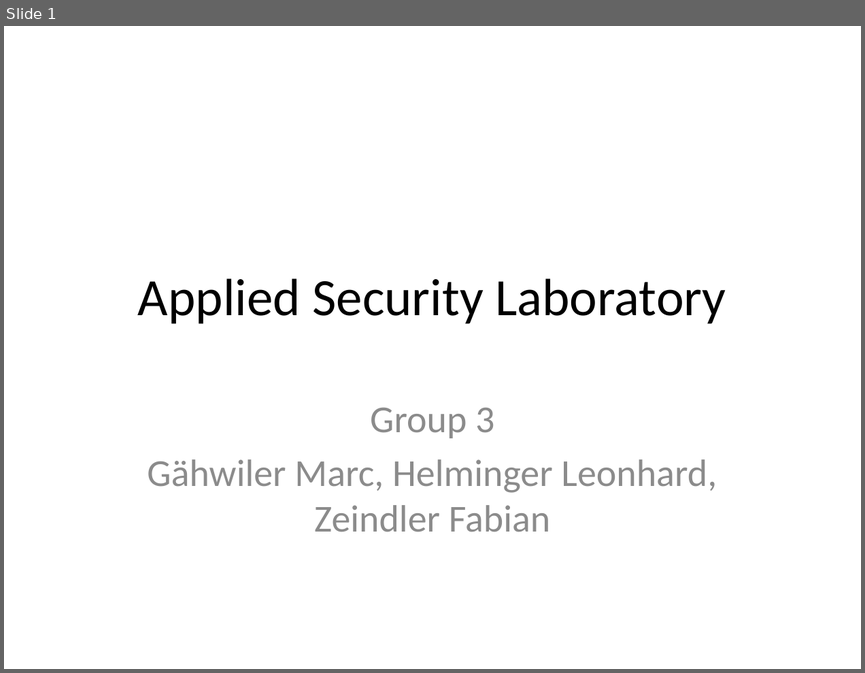
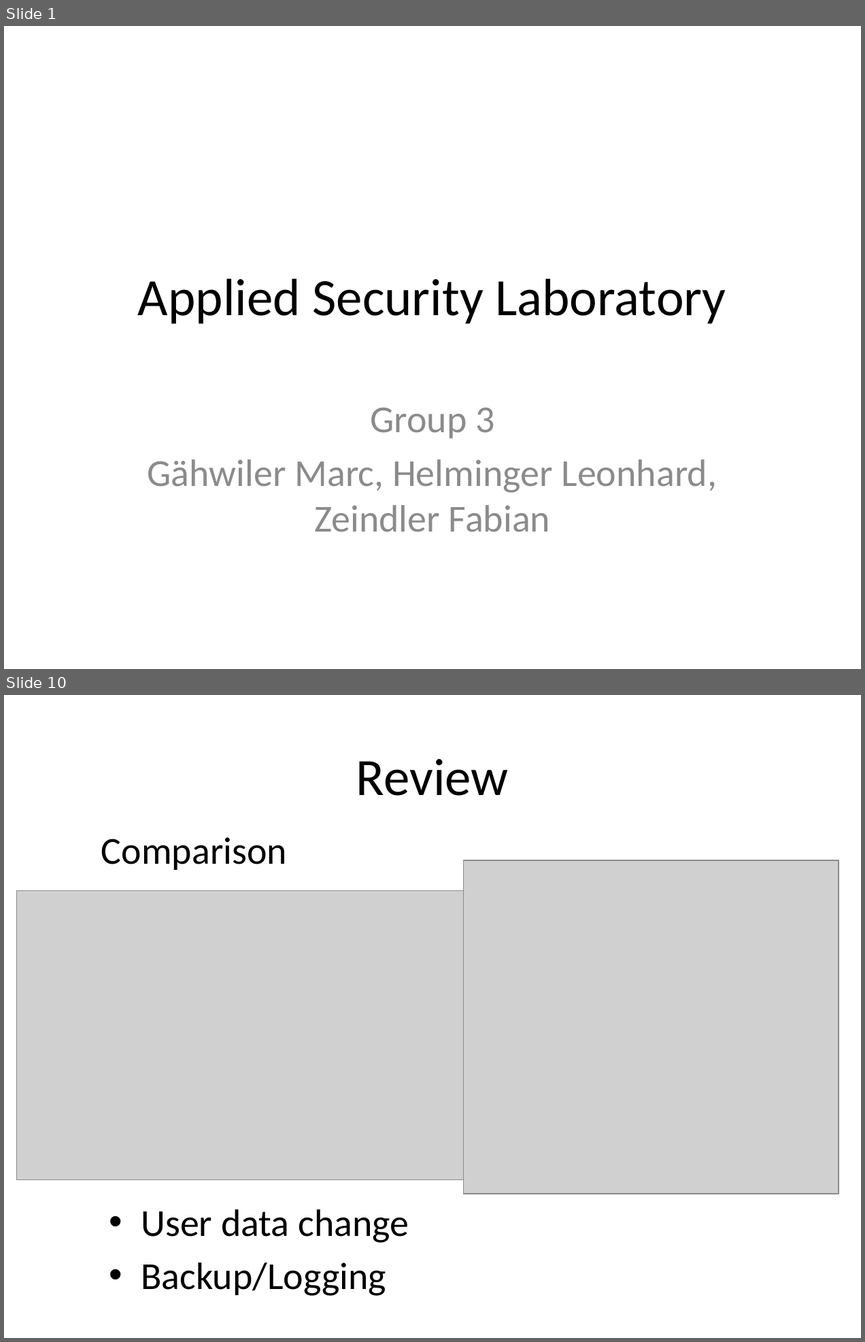
Before and after one commit to KarlKode/AppliedLabProject, a slide deck: presentation/Präsentation1.pptx. Shown one above the other, each under a label of ours: slide 1 before the commit, slides 1 and 10 after it; the slides between them are not shown. The pictures are 865x673 and 865x1342 pixels, drawn with LibreOffice and Linux fonts; fonts in the diff are those of the drawing; grey boxes stand for pictures. Boxes give left, top, right and bottom in pixels: in the first picture for what was removed or moved away, otherwise in the second. Text is boxed around its words. In the diff, an @@ line names an element or a change of style, - is before the commit and + after.

```diff
--- a/presentation/Präsentation1.pptx
+++ b/presentation/Präsentation1.pptx
@@ slide 10 added at (x1=4, y1=695, x2=861, y2=1338), background #FFFFFF @@
@@ title added at (x1=356, y1=759, x2=509, y2=796), 44 pt, text #000000 @@
+Review
@@ text added at (x1=101, y1=837, x2=287, y2=870), 32 pt, text #000000 @@
+Comparison
@@ picture added at (x1=463, y1=860, x2=838, y2=1193) @@
@@ picture added at (x1=17, y1=890, x2=464, y2=1180) @@
@@ text added at (x1=141, y1=1209, x2=409, y2=1295), 32 pt, text #000000 @@
+• User data change
+• Backup/Logging
```
Also in this commit, not shown: 11 other slides added, 1 other file.
